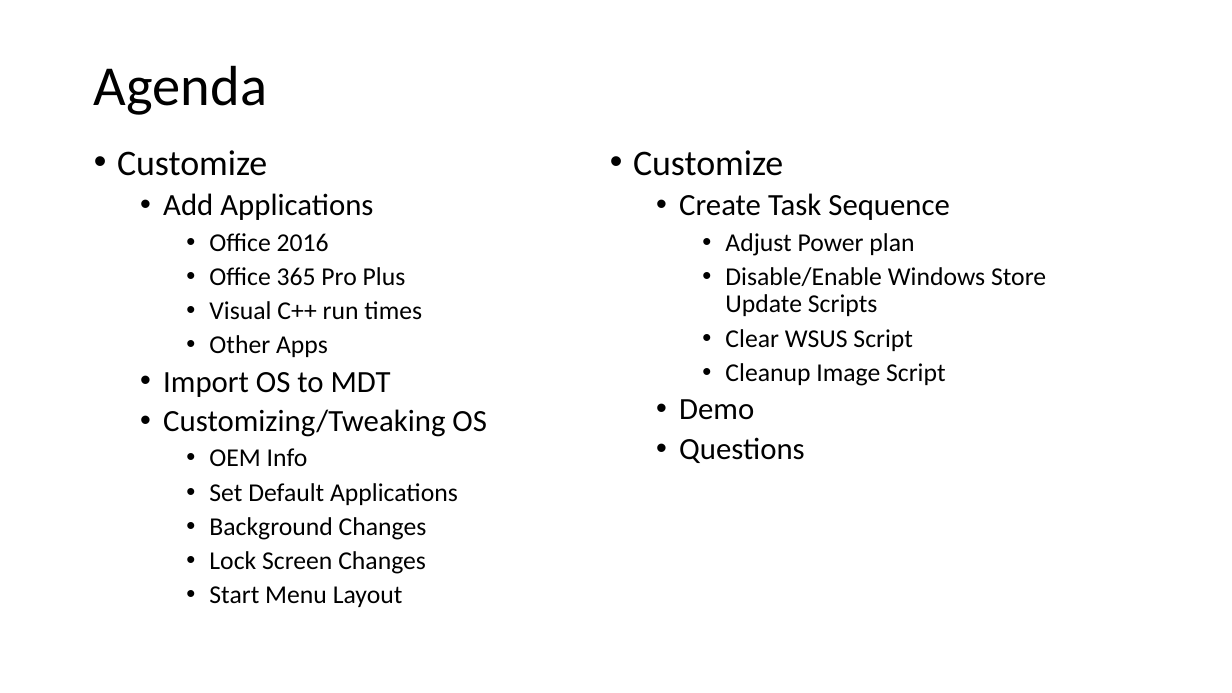
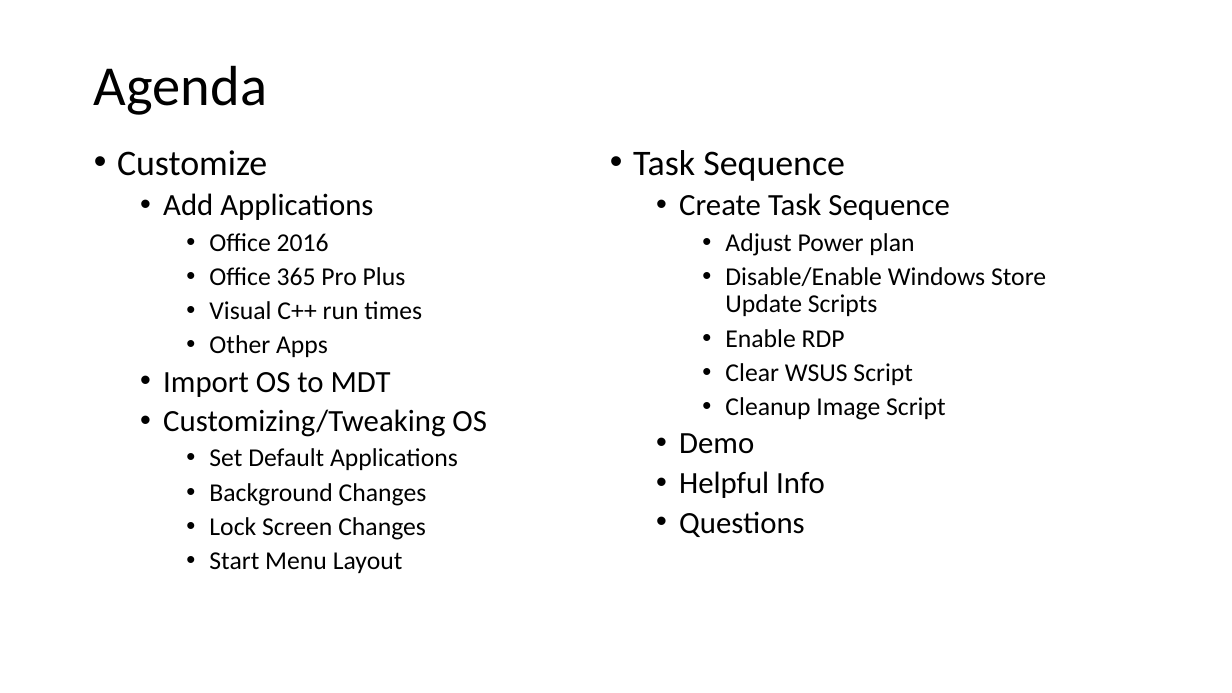
Before and after one commit to fydexx/HECC-2018, a slide deck: slide 2 of Part_01/Section02.pptx. Drawn at 1232x693 pixels with LibreOffice and Linux fonts; fonts in the diff are those of the drawing. Boxes give left, top, right and bottom in pixels: in the first picture for what was removed or moved away, otherwise in the second. Text is boxed around its words. In the diff, an @@ line names an element or a change of style, - is before the commit and + after.

```diff
--- a/Part_01/Section02.pptx
+++ b/Part_01/Section02.pptx
@@ text at (633, 150, 845, 181): text changed @@
-• Customize
+• Task Sequence
@@ text at (725, 329, 845, 347): paragraph added @@
+    • Enable RDP
@@ text at (209, 448, 308, 466): paragraph removed @@
-    • OEM Info
@@ text at (679, 471, 825, 498): paragraph added @@
+  • Helpful Info
```
Also in this commit, not shown: 5 other slides changed, 14 slides added.
